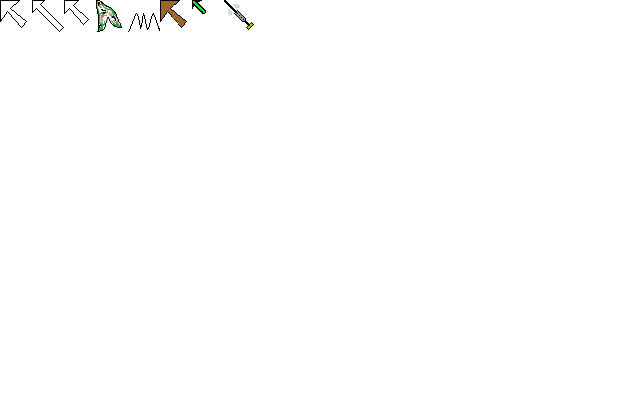
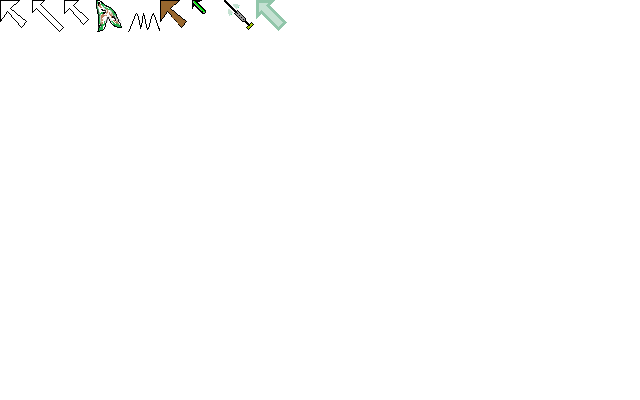
Revision of a layered 640x400 image; what changed, layer by layer:
painted on "cusors" over box(256, 0, 287, 31)
